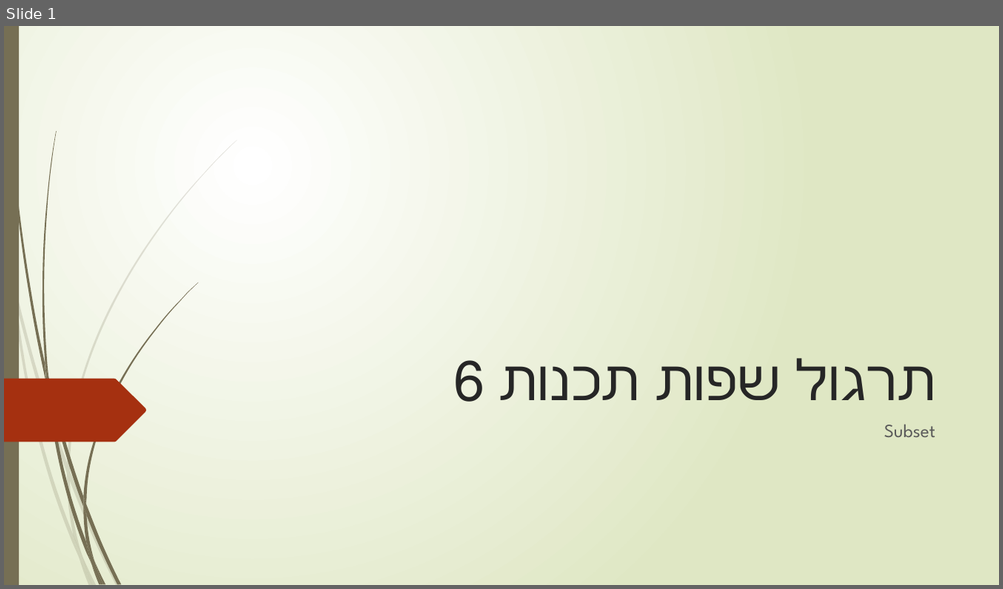
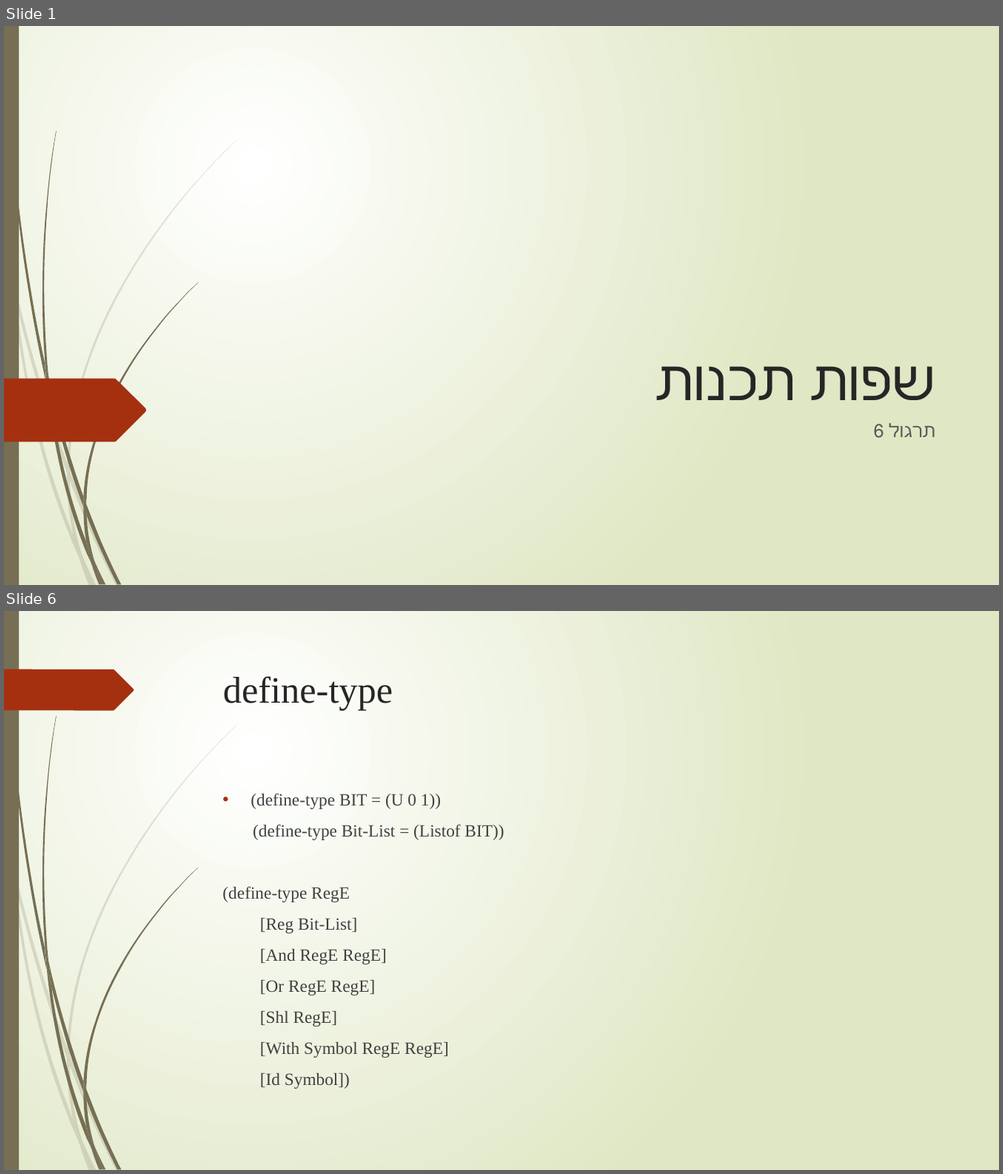
Before and after one commit to TimSorensen10/Racket-Course, a slide deck: Ppt/תרגול 6.pptx. Shown one above the other, each under a label of ours: slide 1 before the commit, slides 1 and 6 after it; the slides between them are not shown. The pictures are 1003x589 and 1003x1174 pixels, drawn with LibreOffice and Linux fonts; fonts in the diff are those of the drawing. Boxes give left, top, right and bottom in pixels: in the first picture for what was removed or moved away, otherwise in the second. Text is boxed around its words. In the diff, an @@ line names an element or a change of style, - is before the commit and + after.

```diff
--- a/Ppt/תרגול 6.pptx
+++ b/Ppt/תרגול 6.pptx
@@ slide 6 added at (4, 611, 999, 1170), background gradient #FFFFFF to #DFE8C4; not listed: 23 template elements that a slide beside it also shows @@
@@ freeform shape added at (4, 669, 134, 710), fill #A53010 @@
@@ title added at (223, 676, 392, 710), 36 pt, text #262626 @@
+define-type
@@ text added at (222, 793, 504, 1089), 16.6 pt, text #404040 @@
+• (define-type BIT = (U 0 1))
+(define-type Bit-List = (Listof BIT))
+(define-type RegE
+[Reg Bit-List]
+[And RegE RegE]
+[Or RegE RegE]
+[Shl RegE]
+[With Symbol RegE RegE]
+[Id Symbol])
@@ slide 1 changed as well @@
@@ title at (810, 366, 936, 400): text changed; font League Spartan to Times New Roman @@
-תרגול שפות תכנות 6
+שפות תכנות
@@ subtitle at (888, 423, 935, 437): text changed; font League Spartan to Times New Roman @@
-Subset
+תרגול 6
```
Also in this commit, not shown: 9 other slides added, 8 slides removed, 4 other files.
